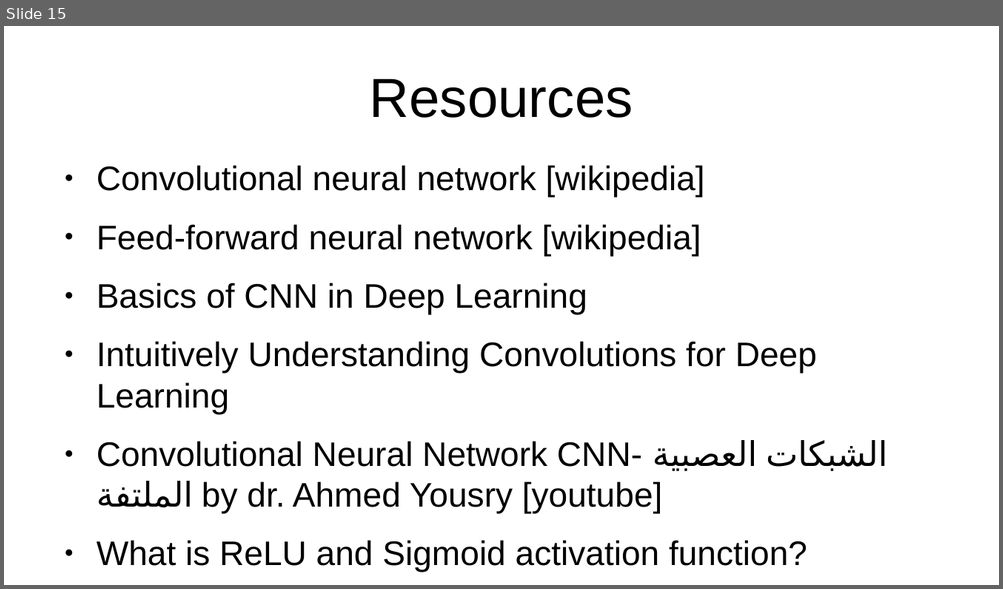
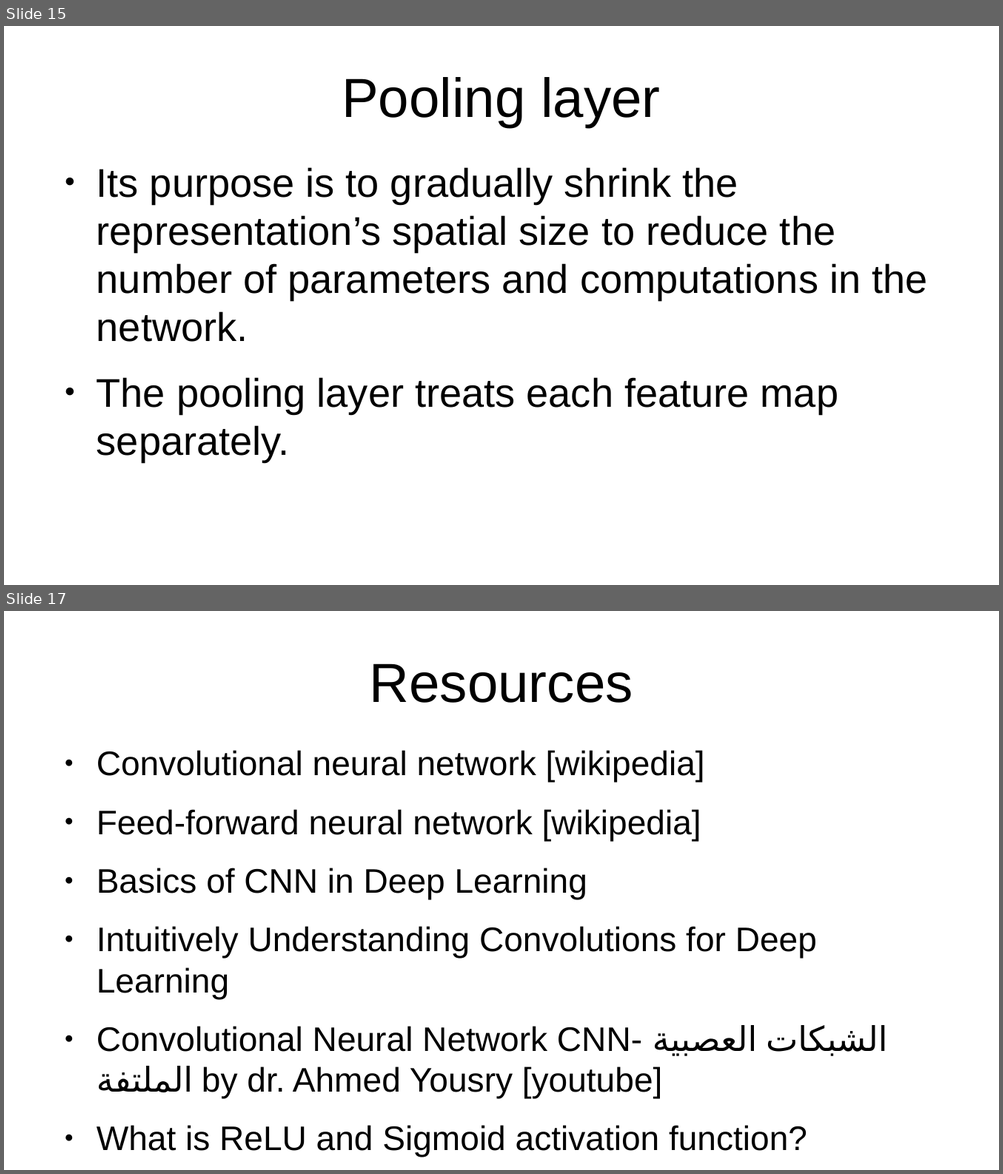
Before and after one commit to MoatasemGamal/ConvNN, a slide deck: CNN.odp. Shown one above the other, each under a label of ours: slide 15 before the commit, slides 15 and 17 after it; the slides between them are not shown. The pictures are 1003x589 and 1003x1174 pixels, drawn with LibreOffice and Linux fonts; fonts in the diff are those of the drawing. Boxes give left, top, right and bottom in pixels: in the first picture for what was removed or moved away, otherwise in the second. Text is boxed around its words. In the diff, an @@ line names an element or a change of style, - is before the commit and + after.

Commit message:
explain pooling layer in 2 slides

```diff
--- a/CNN.odp
+++ b/CNN.odp
@@ slide 15 added at [4,26,999,585], background #FFFFFF @@
@@ title added at [341,77,660,127], 44 pt, text #000000 @@
+Pooling layer
@@ text added at [96,167,927,462], 32 pt, text #000000 @@
+● Its purpose is to gradually shrink the representation’s spatial size to reduce the number of parameters and computations in the network.
+● The pooling layer treats each feature map separately.
@@ what was slide 15 is now slide 17 @@
```
Also in this commit, not shown: 1 other slide added, 1 other file.
